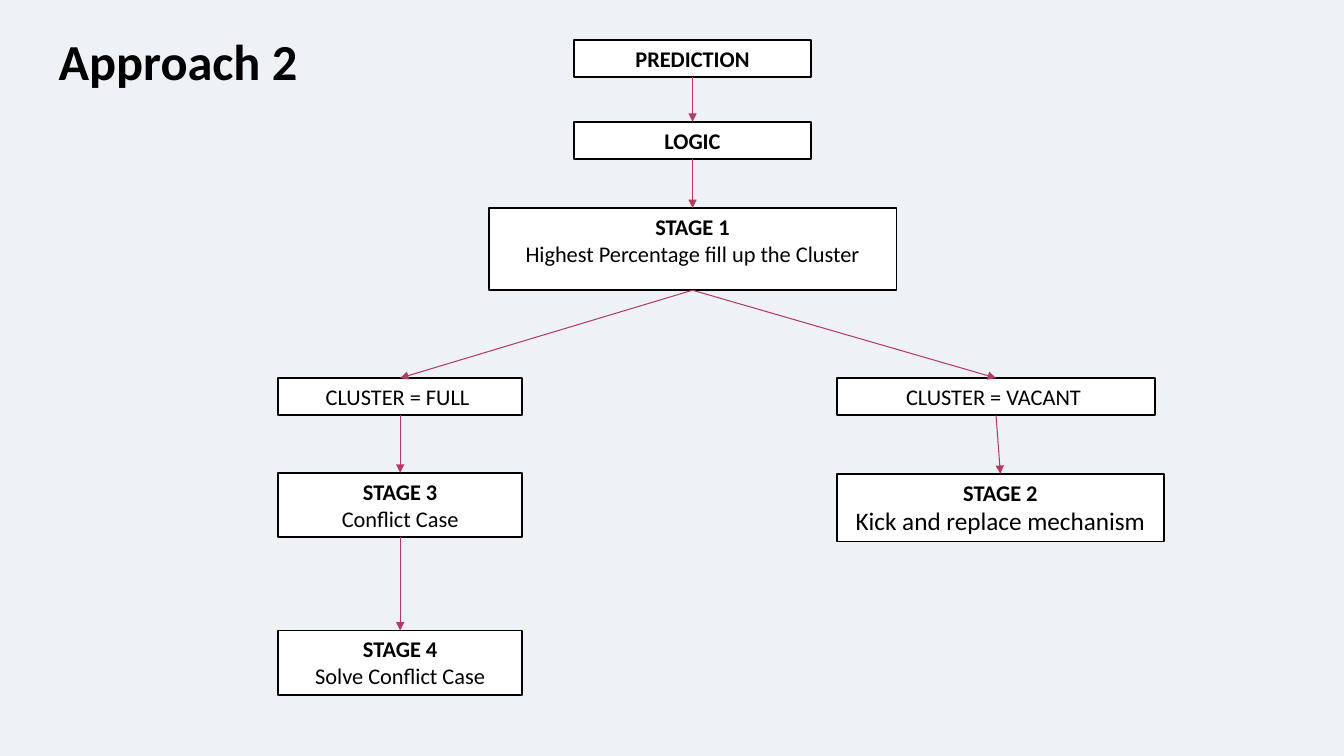
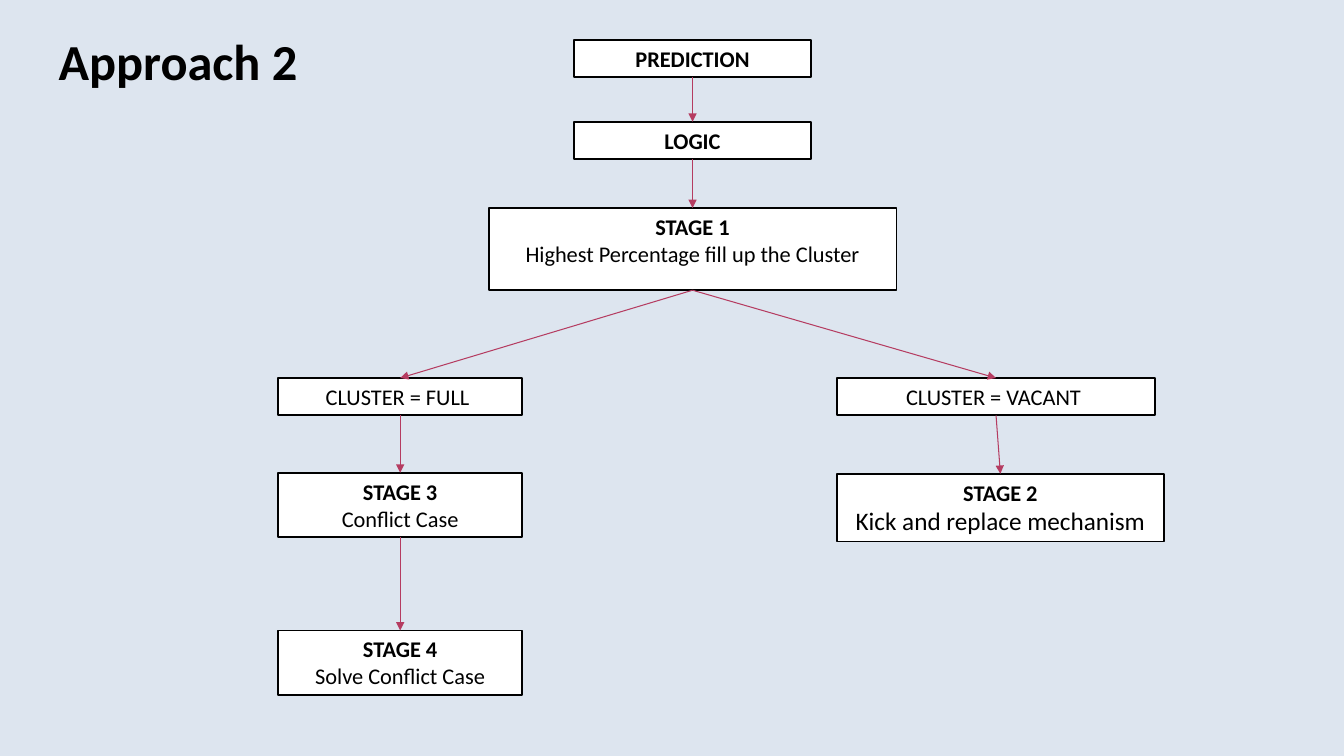
Before and after one commit to Syaziyah30/DeviceCluster, a slide deck: slide 17 of 1.training_model/supplementary/Device Identifier 20260717.pptx (slide 16 before the commit). Drawn at 1344x756 pixels with LibreOffice and Linux fonts; fonts in the diff are those of the drawing. Boxes give left, top, right and bottom in pixels: in the first picture for what was removed or moved away, otherwise in the second. Text is boxed around its words. In the diff, an @@ line names an element or a change of style, - is before the commit and + after.

```diff
--- a/1.training_model/supplementary/Device Identifier 20260717.pptx
+++ b/1.training_model/supplementary/Device Identifier 20260717.pptx
@@ background #EEF2F7 to #DDE5EF @@
```
Also in this commit, not shown: 17 other slides changed, 1 slide added, 2 other files.
